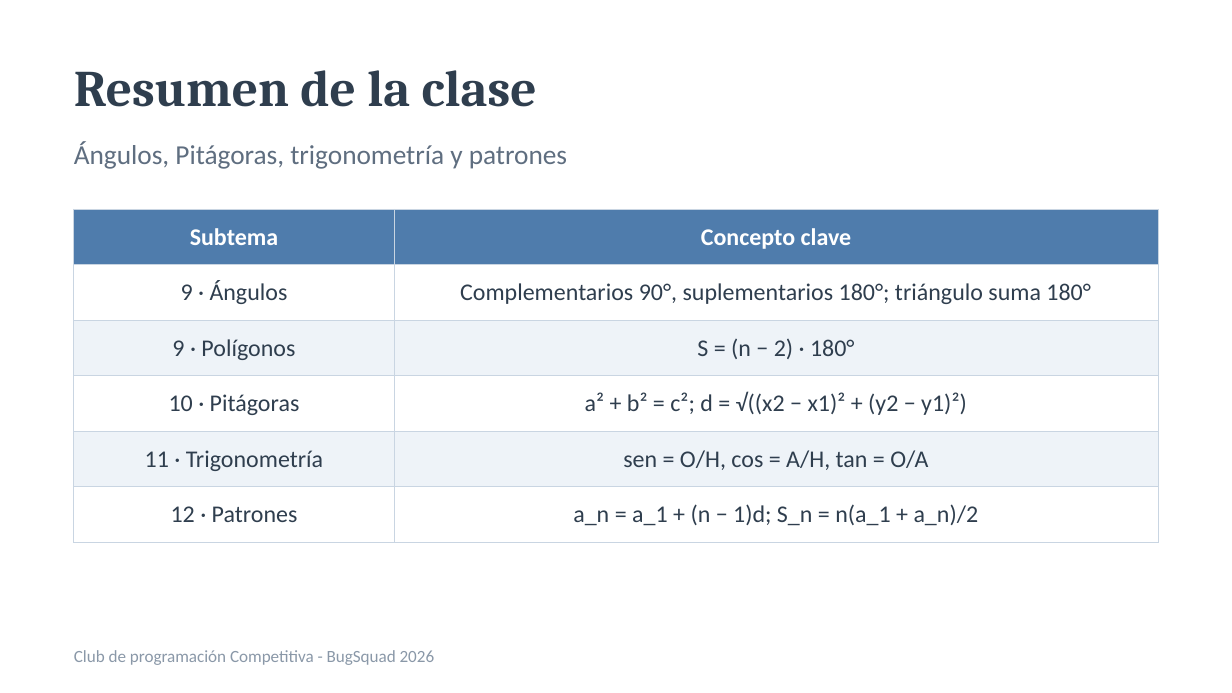
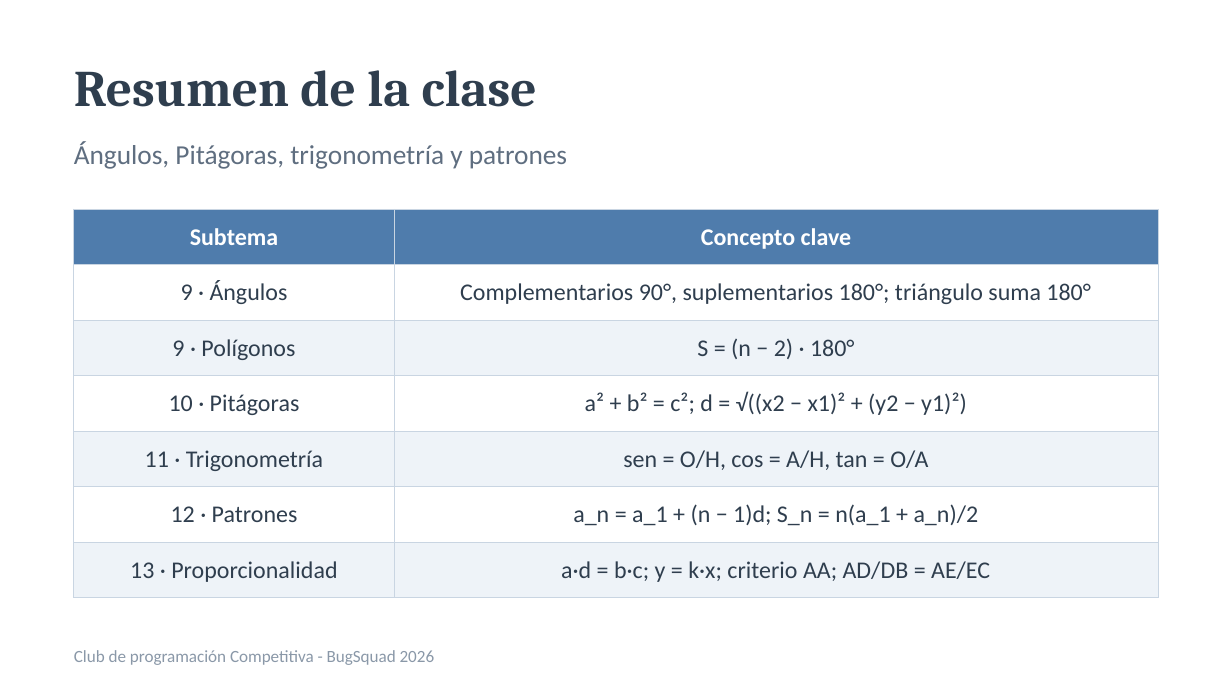
Before and after one commit to rigosantiagog/CompetitiveProgramming, a slide deck: slide 23 of assets/docs/Tema3_Geometria_trigonometria_y_patrones.pptx (slide 15 before the commit). Drawn at 1232x693 pixels with LibreOffice and Linux fonts; fonts in the diff are those of the drawing. Boxes give left, top, right and bottom in pixels: in the first picture for what was removed or moved away, otherwise in the second. Text is boxed around its words. In the diff, an @@ line names an element or a change of style, - is before the commit and + after.

```diff
--- a/assets/docs/Tema3_Geometria_trigonometria_y_patrones.pptx
+++ b/assets/docs/Tema3_Geometria_trigonometria_y_patrones.pptx
@@ table at bbox=[74, 209, 1158, 586] @@
+row 7: 13 · Proporcionalidad | a·d = b·c; y = k·x; criterio AA; AD/DB = AE/EC
```
Also in this commit, not shown: 8 slides added, 12 other files.
